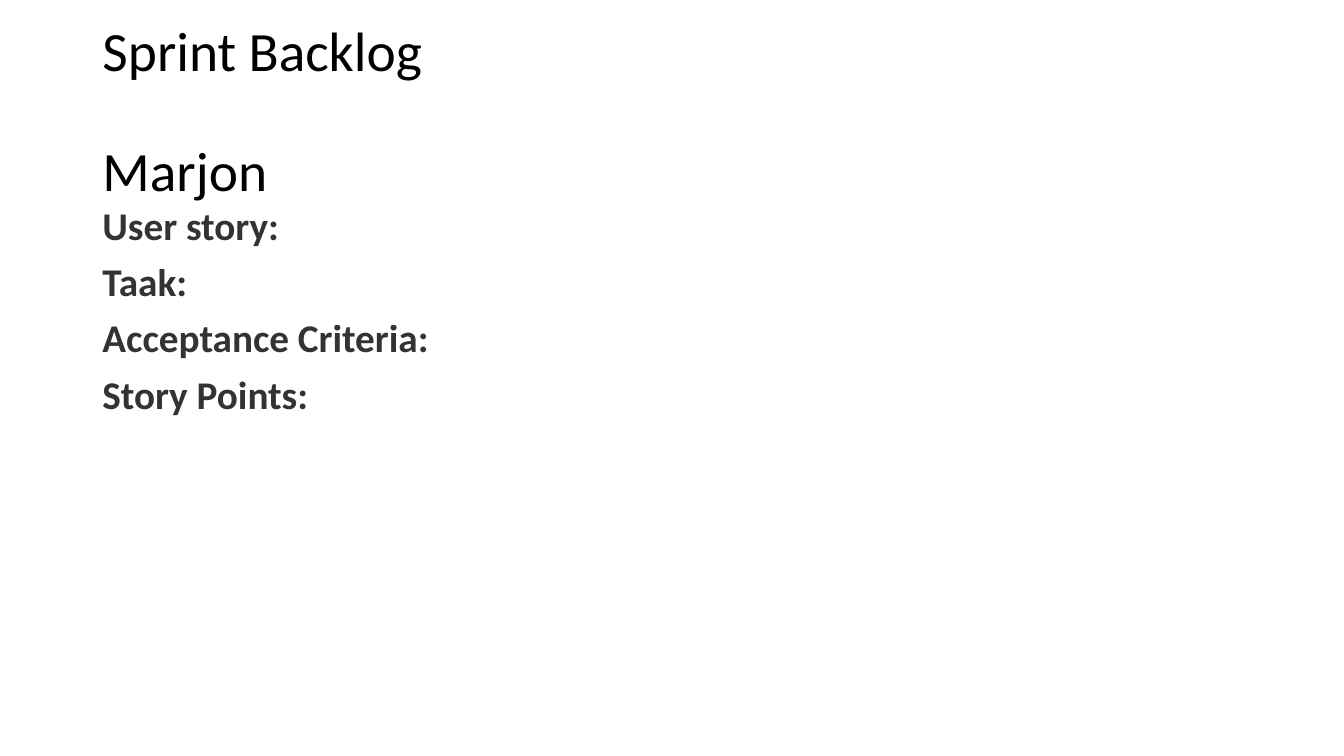
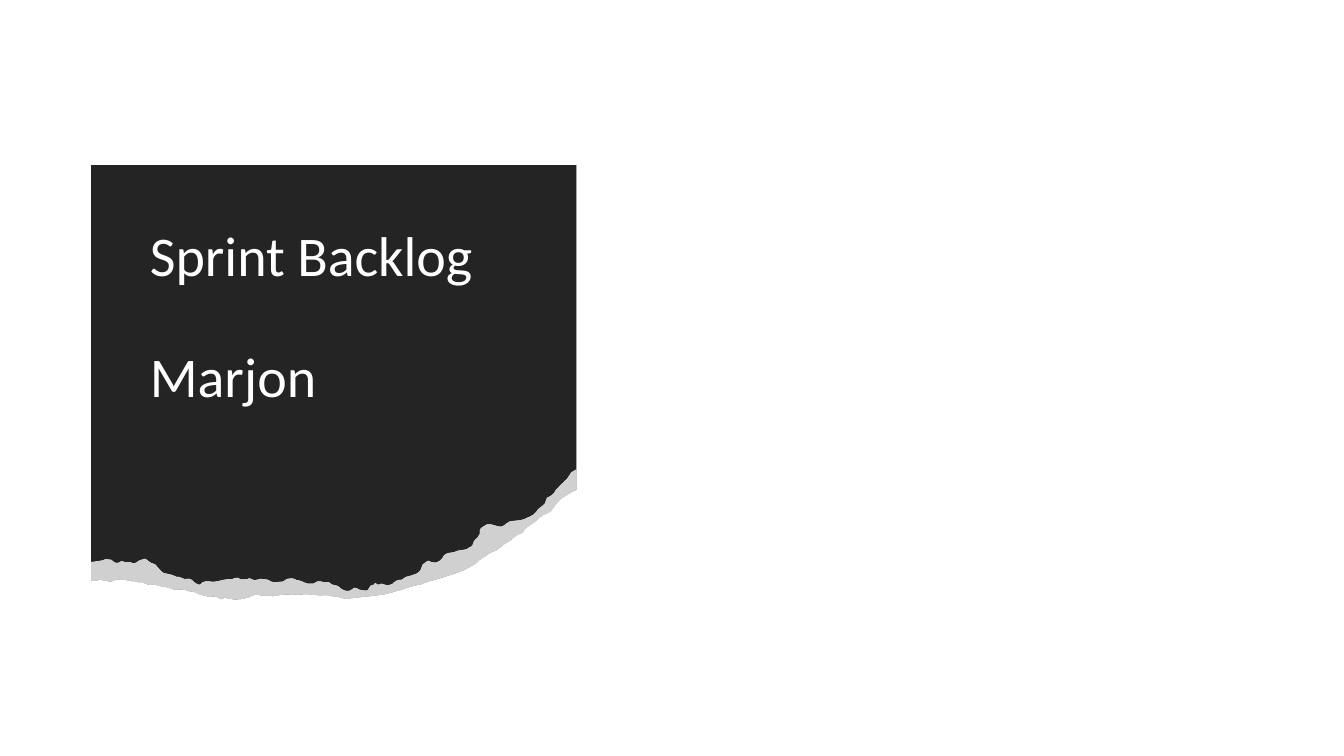
Before and after one commit to Sinjablo/Git-TINPRJ03-34, a slide deck: slide 7 of Presentaties/PresentatieSprint3.pptx. Drawn at 1344x756 pixels with LibreOffice and Linux fonts; fonts in the diff are those of the drawing; grey boxes stand for pictures. Boxes give left, top, right and bottom in pixels: in the first picture for what was removed or moved away, otherwise in the second. Text is boxed around its words. In the diff, an @@ line names an element or a change of style, - is before the commit and + after.

```diff
--- a/Presentaties/PresentatieSprint3.pptx
+++ b/Presentaties/PresentatieSprint3.pptx
@@ freeform shape added at [91,165,577,600], fill #000000 @@
@@ freeform shape added at [91,165,577,600], fill #FFFFFF at 14% opacity @@
@@ text removed at [102,214,429,415] @@
-User story:
-Taak:
-Acceptance Criteria:
-Story Points:
@@ title "Sprint Backlog Marjon": place and size @@
-title "Sprint Backlog Marjon" at [102,32,422,201]
+title "Sprint Backlog Marjon" at [150,237,472,407]
@@ title "Sprint Backlog Marjon" at [150,237,472,407]: size 39.6 to 40 pt, text colour #000000 to #FFFFFF; vertical alignment middle to top @@
@@ freeform shape added at [91,470,577,600], fill #FFFFFF @@
@@ picture added at [91,470,577,600] @@
```
Also in this commit, not shown: 8 other slides changed.
